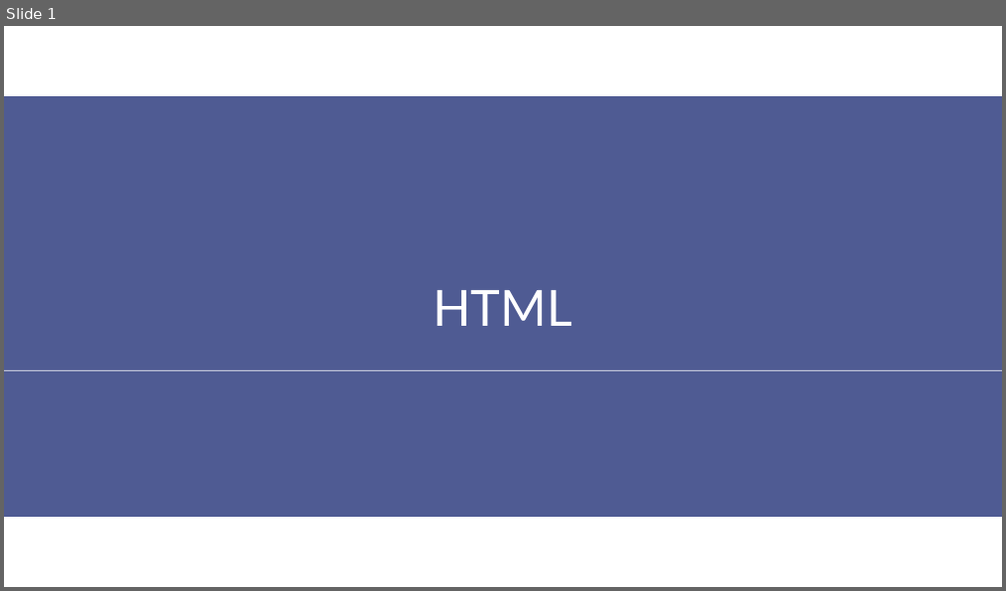
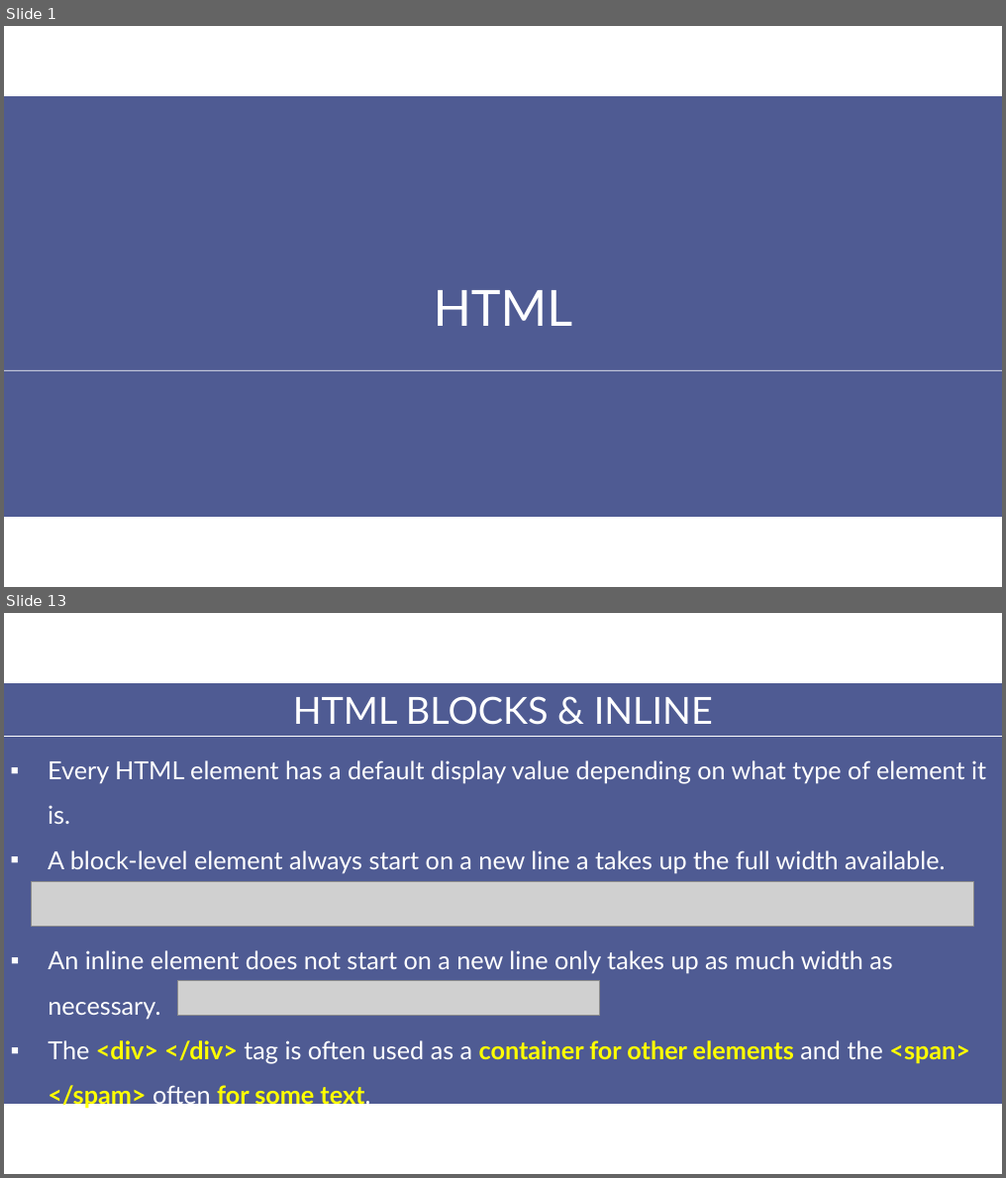
Before and after one commit to aptech-php/aptech-php-course, a slide deck: HTML-CSS-JS/slides/2-HTML.pptx. Shown one above the other, each under a label of ours: slide 1 before the commit, slides 1 and 13 after it; the slides between them are not shown. The pictures are 1006x591 and 1006x1178 pixels, drawn with LibreOffice and Linux fonts; fonts in the diff are those of the drawing; grey boxes stand for pictures. Boxes give left, top, right and bottom in pixels: in the first picture for what was removed or moved away, otherwise in the second. Text is boxed around its words. In the diff, an @@ line names an element or a change of style, - is before the commit and + after.

Commit message:
update html-css-js slides

```diff
--- a/HTML-CSS-JS/slides/2-HTML.pptx
+++ b/HTML-CSS-JS/slides/2-HTML.pptx
@@ slide 13 added at [4, 613, 1002, 1174], background #FFFFFF @@
@@ rectangle added at [4, 683, 1002, 1104], fill #4F5B93 @@
@@ text added at [293, 696, 713, 725], 36 pt, text #FFFFFF @@
+HTML BLOCKS & INLINE
@@ line added from (4, 737) to (1002, 737), #FFFFFF 0.75 pt @@
@@ text added at [48, 761, 986, 873], 24 pt, text #FFFFFF @@
+▪ Every HTML element has a default display value depending on what type of element it is.
+▪ A block-level element always start on a new line a takes up the full width available.
@@ picture added at [31, 881, 973, 926] @@
@@ text added at [48, 951, 970, 1109], 24 pt, text #FFFFFF @@
+▪ An inline element does not start on a new line only takes up as much width as necessary.
+▪ The <div> </div> tag is often used as a container for other elements and the <span> </spam> often for some text.
@@ picture added at [177, 980, 599, 1016] @@
```
Also in this commit, not shown: 5 slides changed, 7 other slides added, 11 slides removed, 21 other files.
